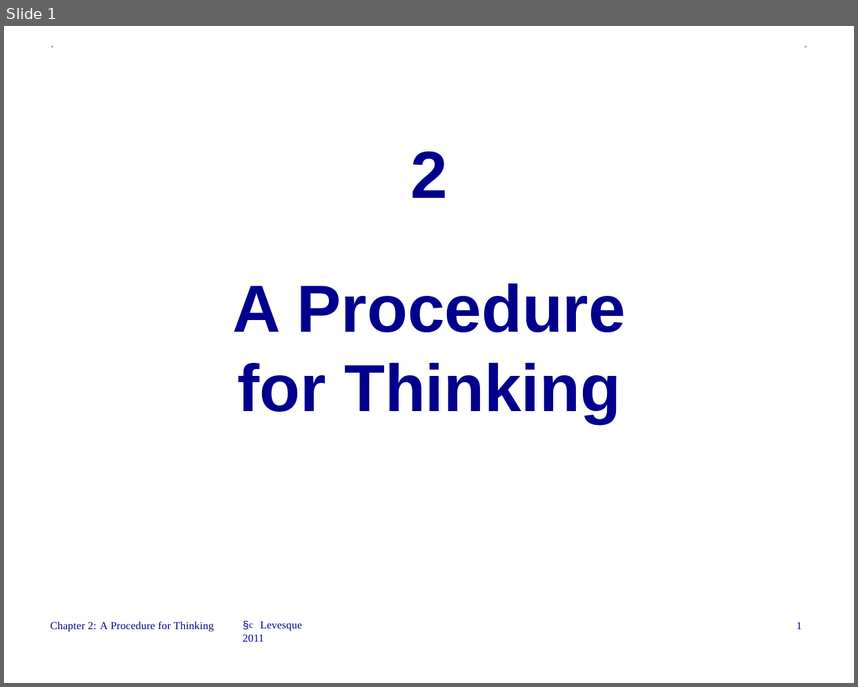
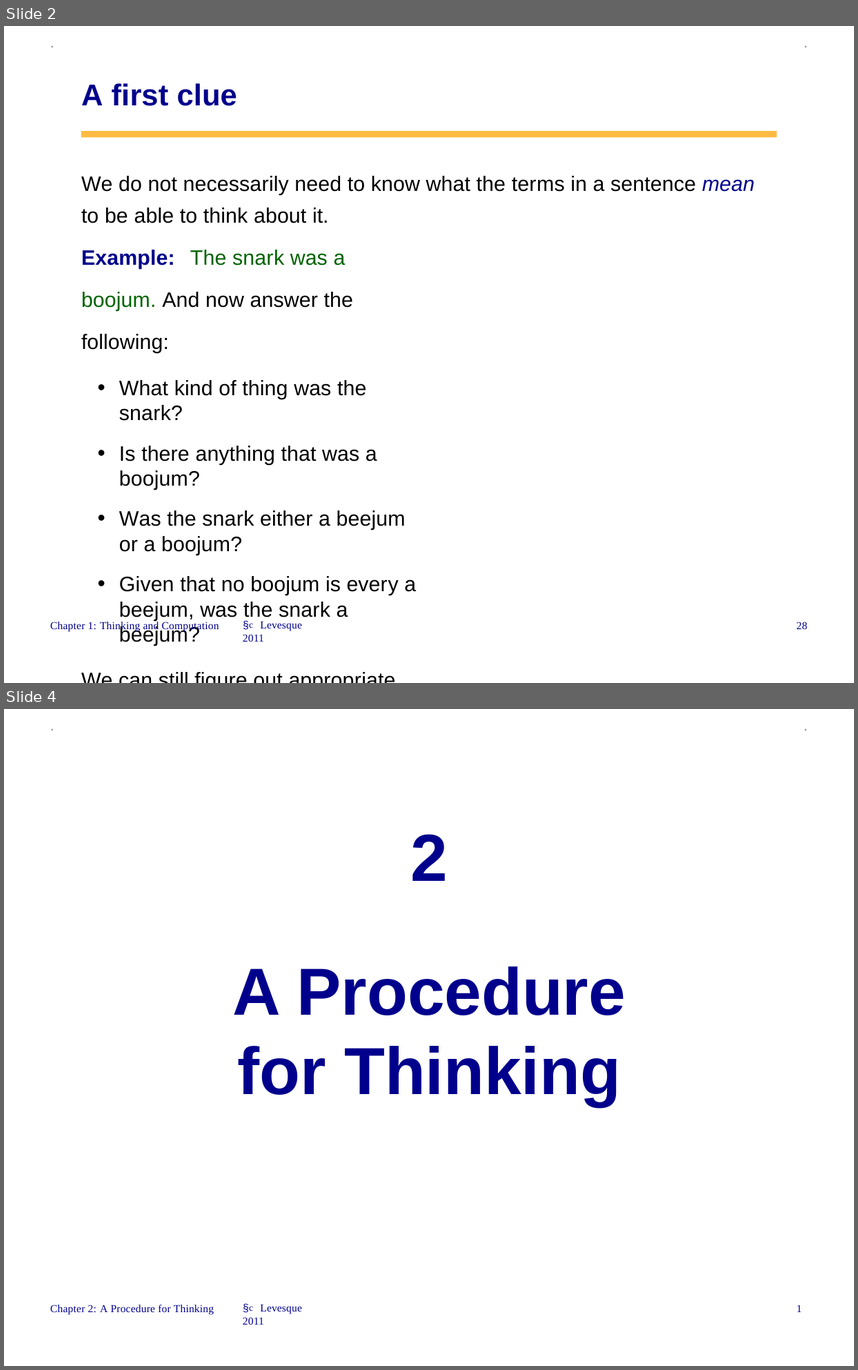
Before and after one commit to csce330-fall21/section-001, a slide deck: PublicTCSlides_PrologBasics.pptx. Shown one above the other, each under a label of ours: slide 1 before the commit, slides 2 and 4 after it; the slides between them are not shown. The pictures are 858x687 and 858x1370 pixels, drawn with LibreOffice and Linux fonts; fonts in the diff are those of the drawing. Boxes give left, top, right and bottom in pixels: in the first picture for what was removed or moved away, otherwise in the second. Text is boxed around its words. In the diff, an @@ line names an element or a change of style, - is before the commit and + after.

```diff
--- a/PublicTCSlides_PrologBasics.pptx
+++ b/PublicTCSlides_PrologBasics.pptx
@@ slide 2 added at (4,26,854,683), background #FFFFFF @@
@@ text added at (50,32,56,52), 14.5 pt, text #999999 @@
+.
@@ text added at (803,32,809,52), 14.5 pt, text #999999 @@
+.
@@ text added at (81,83,755,646), 19.5 pt, text #000000 @@
+A first clue
+We do not necessarily need to know what the terms in a sentence mean to be able to think about it.
+Example: The snark was a boojum. And now answer the following:
+• What kind of thing was the snark?
+• Is there anything that was a boojum?
+• Was the snark either a beejum or a boojum?
+• Given that no boojum is every a beejum, was the snark a beejum?
+We can still figure out appropriate answers using simple rules.
@@ freeform shape added at (81,131,777,137), fill #FDBB43 @@
@@ text added at (50,621,219,632), 10 pt, text #00008C @@
+Chapter 1: Thinking and Computation
@@ text added at (243,621,302,641), 10 pt, text #00008C @@
+§c Levesque 2011
@@ text added at (797,621,808,629), 10 pt, text #00008C @@
+28
@@ what was slide 1 is now slide 4 @@
```
Also in this commit, not shown: 3 slides changed, 2 other slides added, 2 other files.
